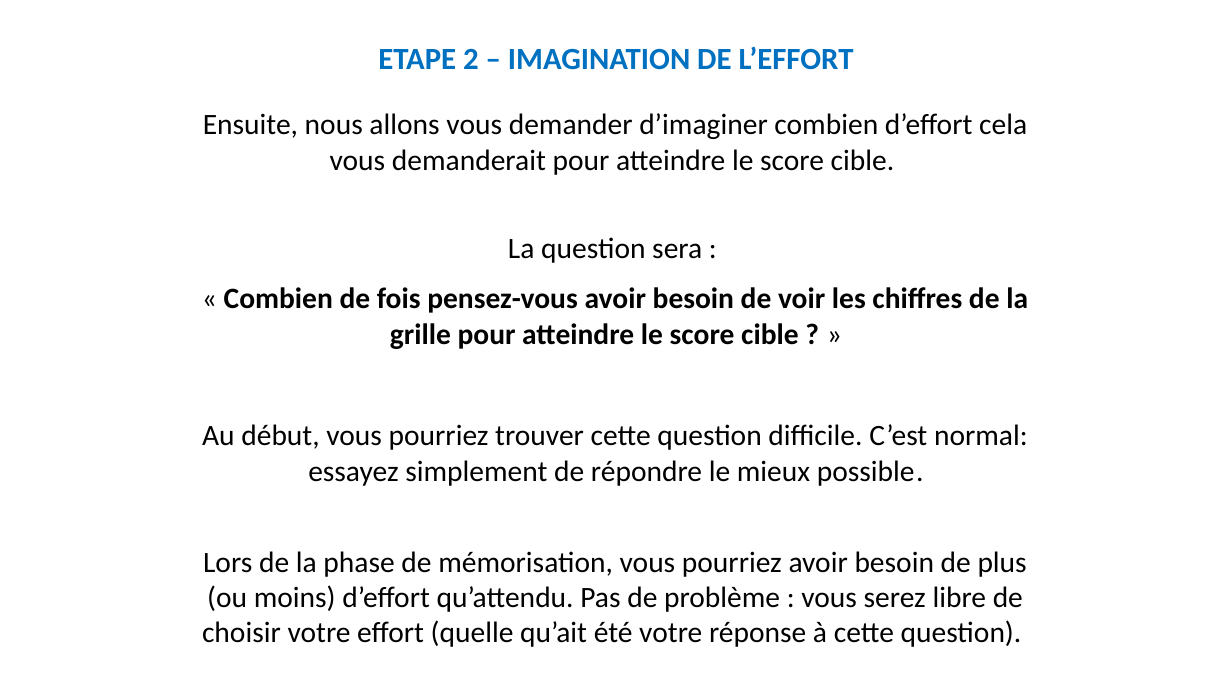
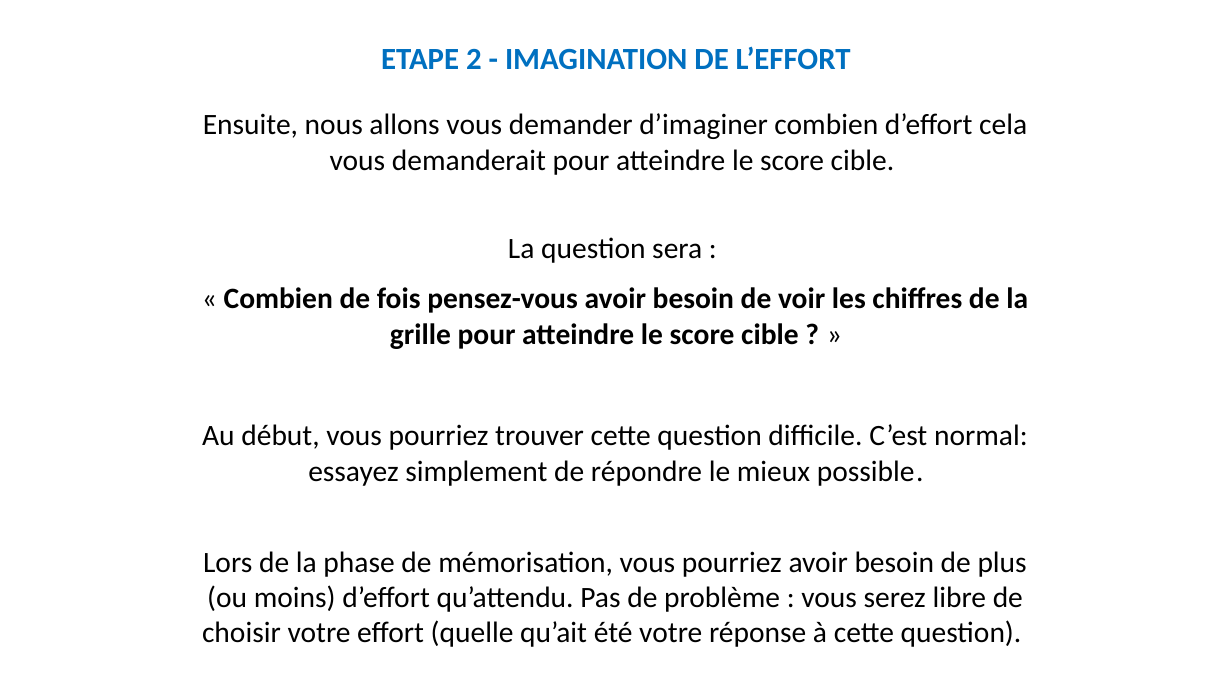
Before and after one commit to MBB-team/Online_Testing, a slide deck: slide 8 of src/SE_ELAN/Stimuli/Instructions.pptx. Drawn at 1232x693 pixels with LibreOffice and Linux fonts; fonts in the diff are those of the drawing. Boxes give left, top, right and bottom in pixels: in the first picture for what was removed or moved away, otherwise in the second. Text is boxed around its words. In the diff, an @@ line names an element or a change of style, - is before the commit and + after.

```diff
--- a/src/SE_ELAN/Stimuli/Instructions.pptx
+++ b/src/SE_ELAN/Stimuli/Instructions.pptx
@@ text at [381,46,851,70]: text changed @@
-ETAPE 2 – IMAGINATION DE L’EFFORT
+ETAPE 2 - IMAGINATION DE L’EFFORT
```
Also in this commit, not shown: 25 other slides changed, 1 slide added, 2 other files.
